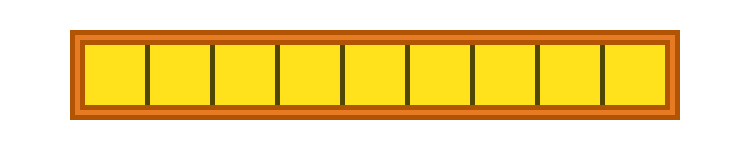
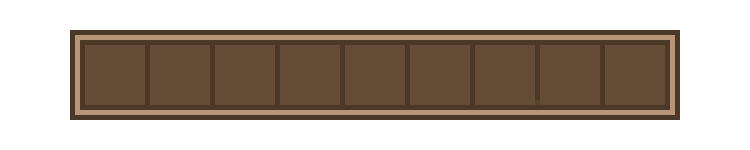
Layered file, before and after one edit (750×150). Changes by layer:
painted on "Слой 1" over (x1=70, y1=30, x2=680, y2=120)
